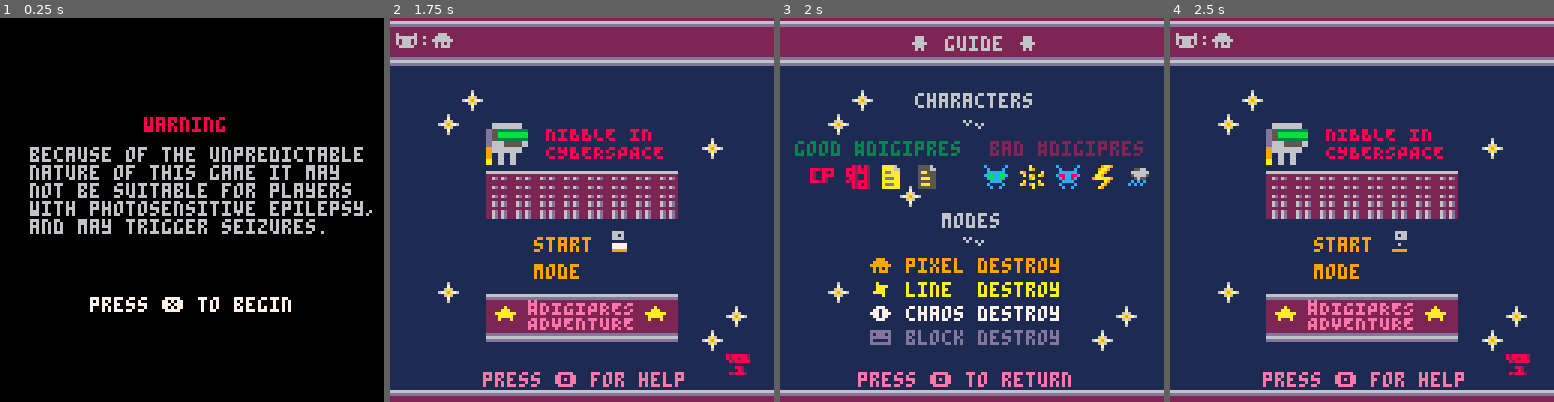
Above: before the commit, frames 1-4 (left to right).
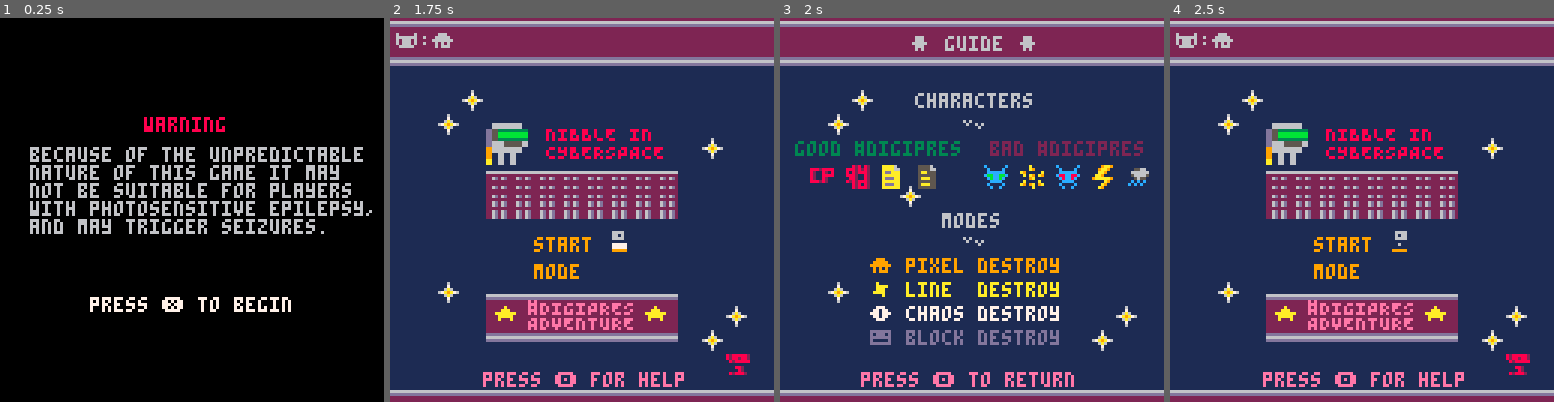
Above: after the commit, the same moments.

Repository: ross-spencer/nibble
Game: PICO-8 cartridge src/nibble.p8
Two runs of this game, one before a commit and one after it. Both use one fixed random seed, a clock stepped at 60 frames per second and the inputs below.
Inputs:
- Up to frame 1 (0.25 s): no input
- Up to frame 2 (1.75 s): tap X (X key) at 0.33, 1.07 s; tap O (Z key) at 0.7, 1.7 s; hold Right from 1.6 s (still down)
- Up to frame 3 (2 s): keep holding Right; tap X (X key) at 1.85 s
- Up to frame 4 (2.5 s): release Right at 2.1 s; tap O (Z key) at 2.1 s; hold Up 2.15-2.42 s; hold Right from 2.47 s (still down)

Frames 1-2 are identical in both runs. In frame 3, 1.2% of the frame differs, in the area x 20-77%, y 92-97%; in frame 4, nothing differs.

Commit message:
Center text formatting on help page

Diff:
--- a/src/nibble.p8
+++ b/src/nibble.p8
@@ -252,13 +252,10 @@
   --dashboard
   map(80,0,0,0,127,127)
   print("웃 guide 웃",43,6,6)
-  --…∧░➡️⧗▤⬆️☉🅾️◆
- -- █★⬇️✽●♥웃⌂⬅️
-  --▥❎🐱ˇ▒♪😐
   --hack to patch map parts
   rectfill(101,40,109,48,1)
   rectfill(111,110,119,120,1)
-		print("press 🅾️ to return", 26, 118, 14)
+		print("press 🅾️ to return", 27, 118, 14)
 
   print("characters",45,25,6)
   print("ˇ",61,33,6)
Not shown, changed: the thumbnail (__label__) section of src/nibble.p8
Not shown, changed: nibble.html
Not shown, changed: nibble.js
Not shown, changed: nibble.p8.png
